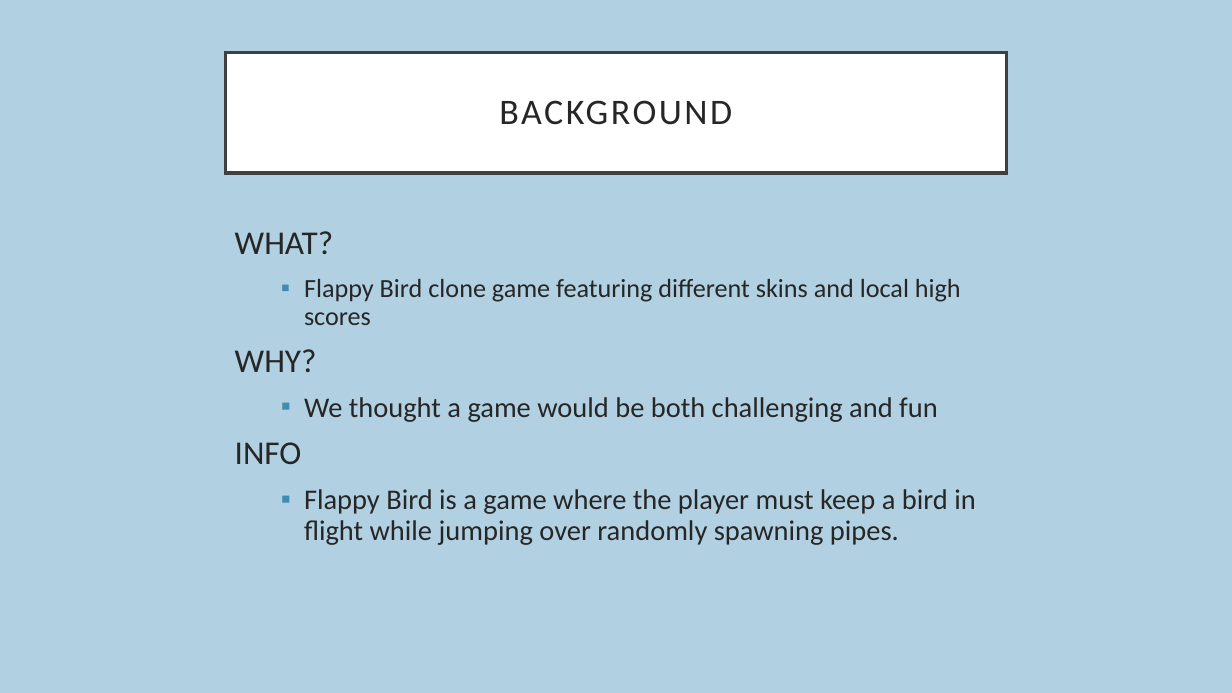
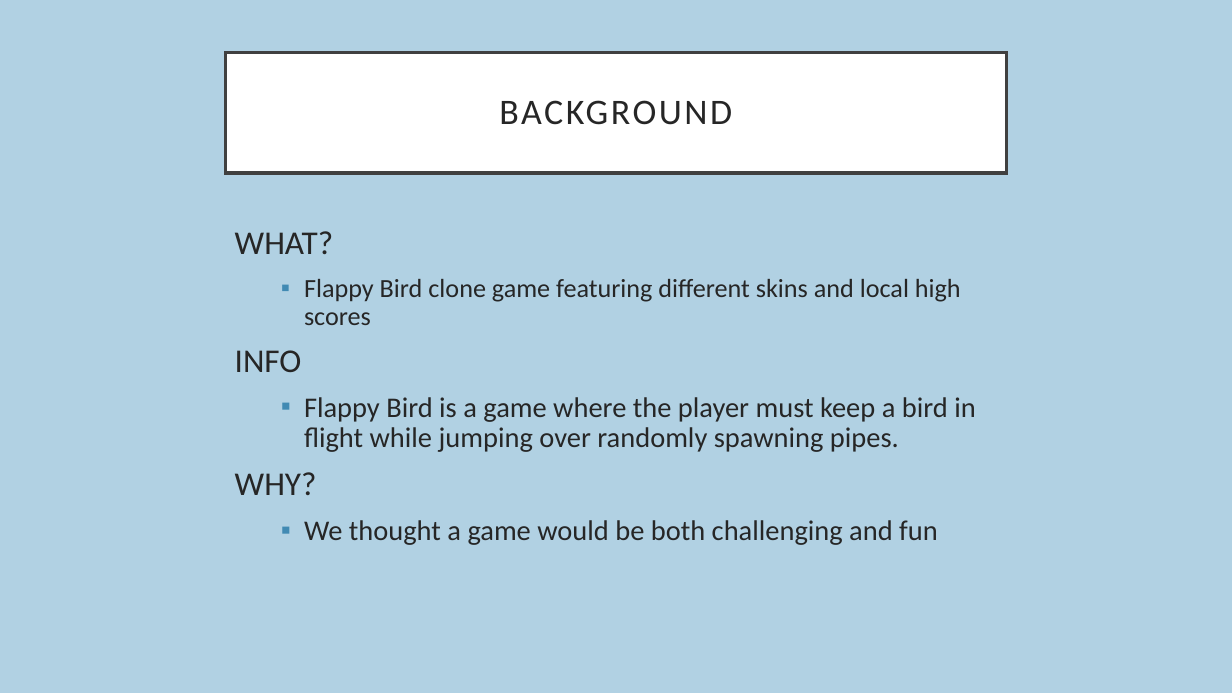
Before and after one commit to andltayl/352Project, a slide deck: slide 2 of Leapin’ llamas.pptx. Drawn at 1232x693 pixels with LibreOffice and Linux fonts; fonts in the diff are those of the drawing. Boxes give left, top, right and bottom in pixels: in the first picture for what was removed or moved away, otherwise in the second. Text is boxed around its words. In the diff, an @@ line names an element or a change of style, - is before the commit and + after.

Commit message:
updated powerpoint

```diff
--- a/Leapin’ llamas.pptx
+++ b/Leapin’ llamas.pptx
@@ text at [235,350,975,452]: paragraphs added @@
+INFO
+    ▪ Flappy Bird is a game where the player must keep a bird in flight while jumping over randomly spawning pipes.
@@ text at [235,442,975,545]: paragraphs removed @@
-INFO
-    ▪ Flappy Bird is a game where the player must keep a bird in flight while jumping over randomly spawning pipes.
```
Also in this commit, not shown: 4 other slides changed, 2 slides added.
